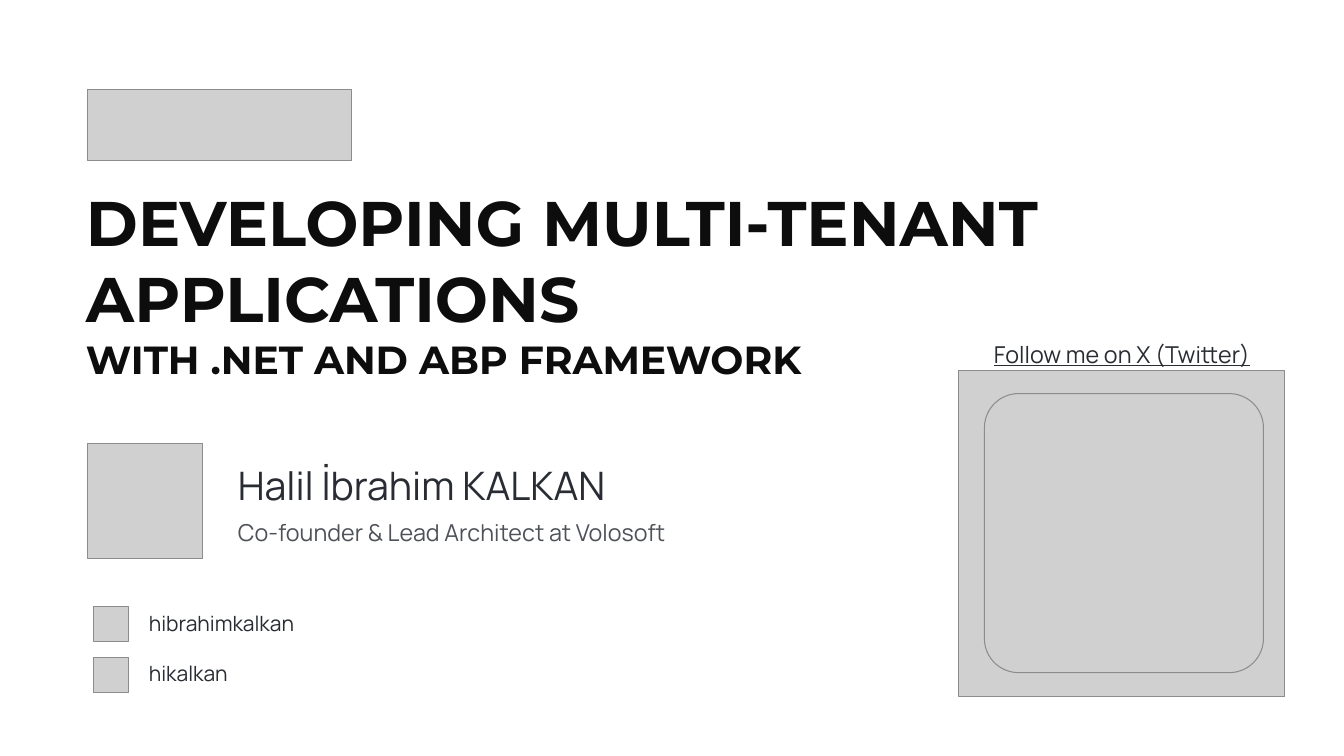
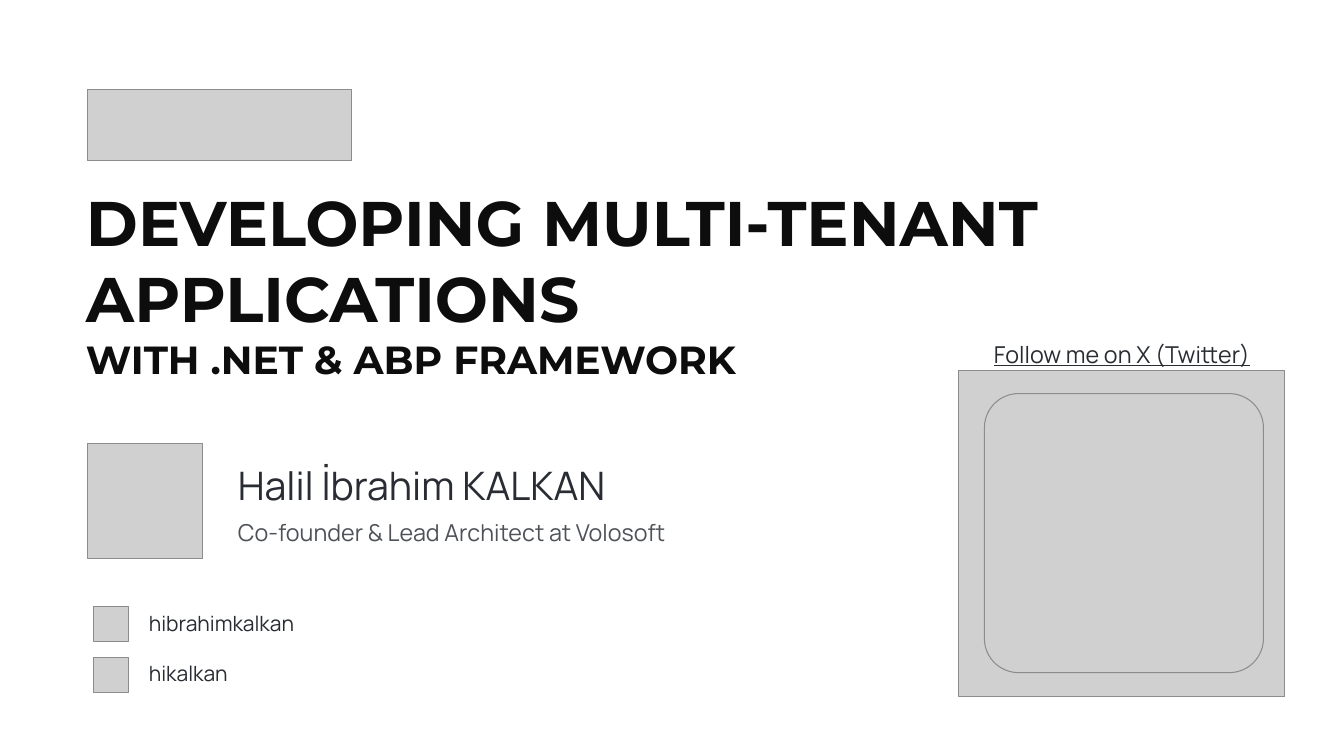
Before and after one commit to hikalkan/presentations, a slide deck: slide 1 of 2024-12-16 Dotnet Conference Italy/Multi-Tenancy-Dotnet-ABP.pptx. Drawn at 1344x756 pixels with LibreOffice and Linux fonts; fonts in the diff are those of the drawing; grey boxes stand for pictures; background and template pictures are left out. Boxes give left, top, right and bottom in pixels: in the first picture for what was removed or moved away, otherwise in the second. Text is boxed around its words. In the diff, an @@ line names an element or a change of style, - is before the commit and + after.

```diff
--- a/2024-12-16 Dotnet Conference Italy/Multi-Tenancy-Dotnet-ABP.pptx
+++ b/2024-12-16 Dotnet Conference Italy/Multi-Tenancy-Dotnet-ABP.pptx
@@ text at (86,201,1038,375): text changed @@
-DEVELOPING MULTI-TENANT APPLICATIONS
-WITH .NET AND ABP FRAMEWORK
+DEVELOPING MULTI-TENANT APPLICATIONS
+WITH .NET & ABP FRAMEWORK
```
